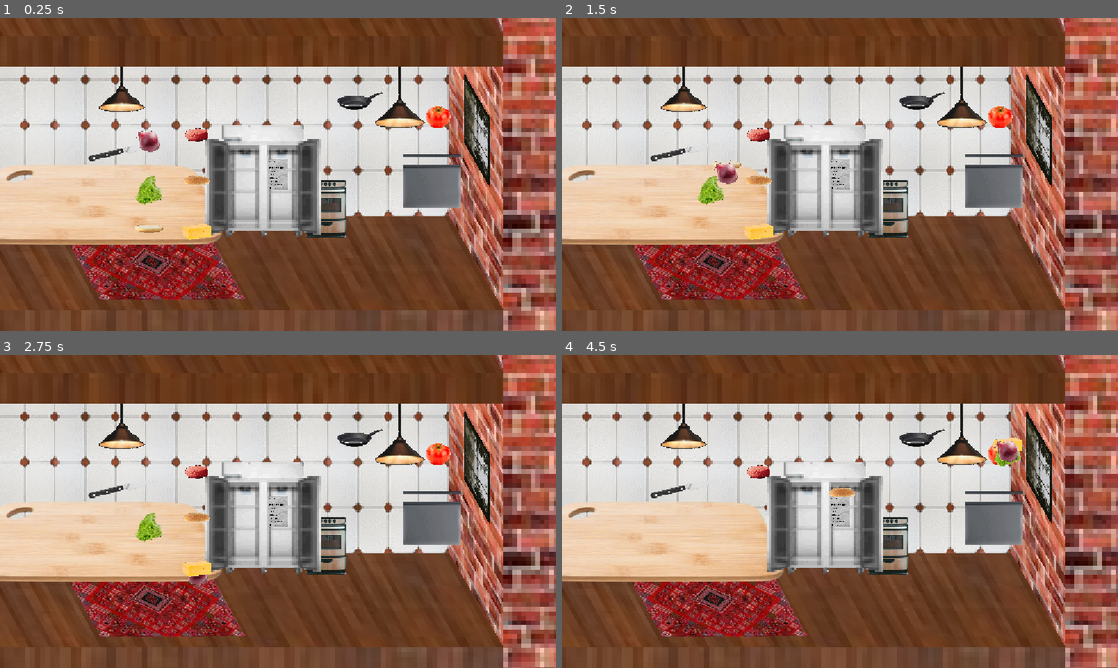
Above: before the commit, frames 1-4 (two rows, left to right).
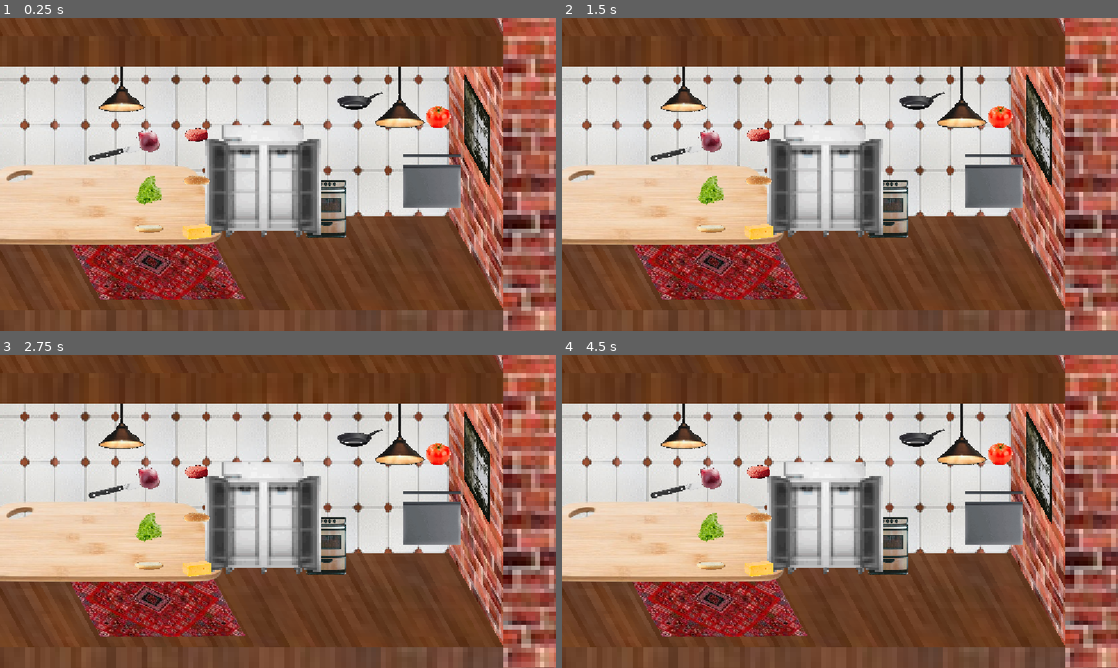
Above: after the commit, the same moments.

Repository: GrossKahn/lemme-cook
Game: Godot game, scene res://scenes/Main.tscn
Two runs of this game, one before a commit and one after it. Both use one fixed random seed, a clock stepped at 60 frames per second and the inputs below. This scene is started directly instead of the project's main scene.
Inputs (mouse positions are in pixels of both pictures, inside the frame that each line leads up to):
- Up to frame 1 (0.25 s): no input
- Up to frame 2 (1.5 s): tap Enter at 0.5 s; drag from (695, 221) to (695, 127) at 0.52 s; tap Space at 1.25 s; drag from (695, 127) to (745, 221) at 1.27 s
- Up to frame 3 (2.75 s): tap Enter at 2 s; move the mouse to (183, 464) at 2.02 s; click (183, 464) at 2.17 s
- Up to frame 4 (4.5 s): tap Space at 2.75 s; drag from (695, 511) to (990, 436) at 2.77 s; tap Enter at 3.5 s; drag from (745, 558) to (990, 436) at 3.52 s; drag from (745, 511) to (990, 436) at 4.27 s

The runs differ from the first frame. In frame 1, 0.3% of the frame differs, in the area x 48-52%, y 45-55%; in frame 2, 0.8%; in frame 3, 0.7%; in frame 4, 1.7%, in the area x 24-83%, y 26-71%.

Commit message:
Revert "Merge branch 'dev' into dev_menu"
This reverts commit 7361e80ad4bc149519b0c793ad8bd63476c9f76b, reversing
changes made to cb706195946548e91f70b43b33b7f9160dd82463.

Diff:
--- a/cutting_board.gd
+++ b/cutting_board.gd
@@ -17,7 +17,6 @@
 # --- Public Attributes ---
 var can_cut: bool
 # --- Private Attributes ---
-@onready var _audio_cutting: AudioStreamPlayer2D = $AudioCutting
 # --- Public Methods ---
 # --- Private Methods ---
 
@@ -39,7 +38,6 @@
 func _on_cutting_board_area_area_entered(area: Area2D) -> void:
 	if area.name == "KnifeArea":
 		print("Can Cut")
-		_audio_cutting.play()
 		can_cut = true
 
 
--- a/scenes/GameManager.tscn
+++ b/scenes/GameManager.tscn
@@ -1,10 +1,6 @@
-[gd_scene load_steps=2 format=3 uid="uid://b0v3kg3gys08c"]
+[gd_scene format=3 uid="uid://b0v3kg3gys08c"]
 
 [ext_resource type="Script" uid="uid://btaj182udd13q" path="res://scripts/game_manager.gd" id="1_34tde"]
-[ext_resource type="AudioStream" path="res://sounds/waiting to be cooked or waiting for something 5s.mp3" id="2_d2yxq"]
 
 [node name="GameManager" type="Node" unique_id=207368279]
 script = ExtResource("1_34tde")
-
-[node name="AudioNewOrder" type="AudioStreamPlayer" parent="." unique_id=1297678575]
-stream = ExtResource("2_d2yxq")
--- a/scenes/Main.tscn
+++ b/scenes/Main.tscn
@@ -16,11 +16,6 @@
 [ext_resource type="PackedScene" uid="uid://d03rq1hisk5j5" path="res://scenes/ui/pause_menu.tscn" id="14_mwfav"]
 [ext_resource type="PackedScene" uid="uid://7aok4q5bve4" path="res://scenes/knife.tscn" id="14_cvmbd"]
 [ext_resource type="PackedScene" uid="uid://bebq5vqhcypve" path="res://scenes/minigame/cuttinggame.tscn" id="14_ft6cd"]
-
-[ext_resource type="AudioStream" path="res://sounds/Game Theme.mp3" id="15_0i0ei"]
-
-[ext_resource type="Texture2D" uid="uid://deb74gq55eg8h" path="res://assets/room/end_screen.png" id="16_cvmbd"]
-
 
 [sub_resource type="RectangleShape2D" id="RectangleShape2D_uhay8"]
 size = Vector2(86.5, 31)
@@ -170,60 +165,9 @@
 
 [node name="PauseMenu" parent="." unique_id=731203850 instance=ExtResource("14_mwfav")]
 visible = false
-[node name="GameTimer" type="Timer" parent="GameManager" unique_id=222038967]
-wait_time = 15.0
-autostart = true
-
-[node name="AudioGameTheme" type="AudioStreamPlayer" parent="." unique_id=2109573737]
-stream = ExtResource("15_0i0ei")
-autoplay = true
-
-[node name="Timer" type="Timer" parent="GameManager" unique_id=80365269]
-wait_time = 10.0
-one_shot = true
-autostart = true
-
 [node name="SubmissionArea" type="Area2D" parent="." unique_id=221692160]
 position = Vector2(-22, 22)
 
 [node name="CollisionShape2D" type="CollisionShape2D" parent="SubmissionArea" unique_id=760291539]
-position = Vector2(341, -57)
+position = Vector2(335, 131)
 shape = SubResource("RectangleShape2D_3stb6")
-
-[node name="CanvasLayer" type="CanvasLayer" parent="." unique_id=1419244421]
-layer = 250
-
-[node name="EndScreen" type="Control" parent="CanvasLayer" unique_id=225227947]
-visible = false
-layout_mode = 3
-anchors_preset = 15
-anchor_right = 1.0
-anchor_bottom = 1.0
-grow_horizontal = 2
-grow_vertical = 2
-
-[node name="Label" type="Label" parent="CanvasLayer/EndScreen" unique_id=1787586723]
-z_index = 251
-layout_mode = 0
-offset_left = 585.0
-offset_top = 416.0
-offset_right = 1025.0
-offset_bottom = 507.0
-theme_override_font_sizes/font_size = 57
-
-[node name="TextureRect" type="TextureRect" parent="CanvasLayer/EndScreen" unique_id=7434061]
-layout_mode = 1
-anchors_preset = 8
-anchor_left = 0.5
-anchor_top = 0.5
-anchor_right = 0.5
-anchor_bottom = 0.5
-offset_left = -443.5
-offset_top = -338.0
-offset_right = 443.5
-offset_bottom = 338.0
-grow_horizontal = 2
-grow_vertical = 2
-texture = ExtResource("16_cvmbd")
-
-[connection signal="timeout" from="GameManager/Timer" to="GameManager" method="_on_timer_timeout"]
--- a/scenes/cutting_board.tscn
+++ b/scenes/cutting_board.tscn
@@ -1,8 +1,7 @@
-[gd_scene load_steps=4 format=3 uid="uid://cjx55a6bnex2x"]
+[gd_scene format=3 uid="uid://cjx55a6bnex2x"]
 
 [ext_resource type="Script" uid="uid://dgetyqnwo5dlo" path="res://cutting_board.gd" id="1_m4ftk"]
 [ext_resource type="Texture2D" uid="uid://rsy3y35okmqk" path="res://assets/utensils/Cutting_Board.png" id="2_oihve"]
-[ext_resource type="AudioStream" path="res://sounds/cutting vegans.mp3" id="3_5iosd"]
 
 [sub_resource type="RectangleShape2D" id="RectangleShape2D_uhay8"]
 size = Vector2(221, 79.25)
@@ -20,8 +19,5 @@
 position = Vector2(0, -4.375)
 shape = SubResource("RectangleShape2D_uhay8")
 
-[node name="AudioCutting" type="AudioStreamPlayer2D" parent="." unique_id=1019108491]
-stream = ExtResource("3_5iosd")
-
 [connection signal="area_entered" from="CuttingBoardArea" to="." method="_on_cutting_board_area_area_entered"]
 [connection signal="area_exited" from="CuttingBoardArea" to="." method="_on_cutting_board_area_area_exited"]
--- a/scenes/dishContainer.tscn
+++ b/scenes/dishContainer.tscn
@@ -1,10 +1,7 @@
-[gd_scene load_steps=6 format=3 uid="uid://cmuo62w0syth3"]
+[gd_scene format=3 uid="uid://cmuo62w0syth3"]
 
 [ext_resource type="Script" uid="uid://dmc4oqgamimhp" path="res://scripts/DishContainer.gd" id="1_f02qf"]
-[ext_resource type="AudioStream" path="res://sounds/pick up item.mp3" id="2_ff1mh"]
-[ext_resource type="AudioStream" path="res://sounds/leave item.mp3" id="3_7l3j8"]
-[ext_resource type="AudioStream" path="res://sounds/sizzling.mp3" id="4_mi2rb"]
-[ext_resource type="AudioStream" path="res://sounds/ovenend.mp3" id="5_hkfc5"]
+[ext_resource type="AudioStream" uid="uid://debbim35exlfh" path="res://sounds/sizzling.mp3" id="2_7lmm8"]
 
 [sub_resource type="RectangleShape2D" id="RectangleShape2D_d7684"]
 size = Vector2(121, 122)
@@ -17,18 +14,9 @@
 [node name="CollisionShape2D" type="CollisionShape2D" parent="DishContainerArea" unique_id=135451957]
 shape = SubResource("RectangleShape2D_d7684")
 
-[node name="AudioPickUp" type="AudioStreamPlayer2D" parent="." unique_id=1138984731]
-stream = ExtResource("2_ff1mh")
-
-[node name="AudioLeaveItem" type="AudioStreamPlayer2D" parent="." unique_id=285318930]
-stream = ExtResource("3_7l3j8")
-
-[node name="AudioSizzling" type="AudioStreamPlayer2D" parent="." unique_id=1785097454]
-stream = ExtResource("4_mi2rb")
+[node name="AudioStreamPlayer2D" type="AudioStreamPlayer2D" parent="." unique_id=654604599]
+stream = ExtResource("2_7lmm8")
 volume_db = 12.0
-
-[node name="AudioOvenEnd" type="AudioStreamPlayer2D" parent="." unique_id=1251702202]
-stream = ExtResource("5_hkfc5")
 
 [connection signal="area_entered" from="DishContainerArea" to="." method="_on_dish_container_area_area_entered"]
 [connection signal="area_exited" from="DishContainerArea" to="." method="_on_dish_container_area_area_exited"]
--- a/scenes/ingredient.tscn
+++ b/scenes/ingredient.tscn
@@ -1,21 +1,8 @@
-[gd_scene load_steps=4 format=3 uid="uid://vj0g2hergnvd"]
+[gd_scene format=3 uid="uid://vj0g2hergnvd"]
 
 [ext_resource type="Script" uid="uid://cxx0sn8nu32e0" path="res://scripts/ingredient.gd" id="1_rcex7"]
-[ext_resource type="AudioStream" path="res://sounds/pick up item.mp3" id="2_mh66k"]
-[ext_resource type="AudioStream" path="res://sounds/leave item.mp3" id="3_kqlw0"]
-
-[sub_resource type="RectangleShape2D" id="RectangleShape2D_3stb6"]
 
 [node name="Ingredient" type="Polygon2D" unique_id=261107519]
 script = ExtResource("1_rcex7")
 
 [node name="IngredientArea" type="Area2D" parent="." unique_id=1695240604]
-
-[node name="CollisionShape2D" type="CollisionShape2D" parent="IngredientArea" unique_id=430420291]
-shape = SubResource("RectangleShape2D_3stb6")
-
-[node name="AudioPickUp" type="AudioStreamPlayer2D" parent="." unique_id=1639477094]
-stream = ExtResource("2_mh66k")
-
-[node name="AudioLeaveItem" type="AudioStreamPlayer2D" parent="." unique_id=386186607]
-stream = ExtResource("3_kqlw0")
--- a/scenes/knife.gd
+++ b/scenes/knife.gd
@@ -18,8 +18,6 @@
 # --- Private Attributes ---
 var _dragging = false
 var _offset = Vector2(0,0)
-@onready var _audio_pick_up: AudioStreamPlayer2D = $AudioPickUp
-@onready var _audio_leave_item: AudioStreamPlayer2D = $AudioLeaveItem
 # --- Public Methods ---
 # --- Private Methods ---
 
@@ -39,14 +37,11 @@
 func _on_input_event(viewport, event, shape_idx):
 	if event is InputEventMouseButton:
 		if event.button_index == MOUSE_BUTTON_LEFT and event.pressed:
-			_audio_pick_up.play()
 			_dragging = true
 			_offset = global_position - get_global_mouse_position()
 
 func _unhandled_input(event):
 	if event is InputEventMouseButton:
 		if event.button_index == MOUSE_BUTTON_RIGHT and event.pressed:
-			if _dragging:
-				_audio_leave_item.play()
 			_dragging = false
 # --- Debug Methods ---
--- a/scenes/knife.tscn
+++ b/scenes/knife.tscn
@@ -1,9 +1,7 @@
-[gd_scene load_steps=5 format=3 uid="uid://7aok4q5bve4"]
+[gd_scene format=3 uid="uid://7aok4q5bve4"]
 
 [ext_resource type="Script" uid="uid://dw52sia0r3bqm" path="res://scenes/knife.gd" id="1_syuqf"]
 [ext_resource type="Texture2D" uid="uid://dcdhn7lws0w44" path="res://assets/utensils/Knife.png" id="1_ufhdc"]
-[ext_resource type="AudioStream" path="res://sounds/pick up item.mp3" id="3_12os6"]
-[ext_resource type="AudioStream" path="res://sounds/leave item.mp3" id="4_vt5to"]
 
 [sub_resource type="RectangleShape2D" id="RectangleShape2D_uhay8"]
 size = Vector2(138, 40)
@@ -19,9 +17,3 @@
 
 [node name="CollisionShape2D" type="CollisionShape2D" parent="KnifeArea" unique_id=808701746]
 shape = SubResource("RectangleShape2D_uhay8")
-
-[node name="AudioPickUp" type="AudioStreamPlayer2D" parent="." unique_id=1976203821]
-stream = ExtResource("3_12os6")
-
-[node name="AudioLeaveItem" type="AudioStreamPlayer2D" parent="." unique_id=1428942753]
-stream = ExtResource("4_vt5to")
--- a/scenes/stove.tscn
+++ b/scenes/stove.tscn
@@ -1,14 +1,8 @@
-[gd_scene load_steps=3 format=3 uid="uid://bfs1q8dhesx16"]
+[gd_scene format=3 uid="uid://bfs1q8dhesx16"]
 
 [ext_resource type="Texture2D" uid="uid://cho7ut02dm73k" path="res://assets/appliance/placeholder-stove-psx.jpg" id="1_bocw4"]
-[ext_resource type="Script" path="res://scripts/stove.gd" id="2_y84c6"]
-[ext_resource type="AudioStream" path="res://sounds/oven opening.mp3" id="3_xnmid"]
 
 [node name="Stove" type="Area2D" unique_id=455412022]
-script = ExtResource("2_y84c6")
 
 [node name="Sprite2D" type="Sprite2D" parent="." unique_id=603588295]
 texture = ExtResource("1_bocw4")
-
-[node name="AudioOvenOpening" type="AudioStreamPlayer2D" parent="." unique_id=509665151]
-stream = ExtResource("3_xnmid")
--- a/scenes/ui/menu.tscn
+++ b/scenes/ui/menu.tscn
@@ -15,7 +15,6 @@
 
 [sub_resource type="StyleBoxFlat" id="StyleBoxFlat_cx0sj"]
 bg_color = Color(0.6, 0.6, 0.6, 0)
-[ext_resource type="AudioStream" path="res://sounds/Menu Theme.mp3" id="2_wm6au"]
 
 [node name="Menu" type="Control" unique_id=112656972]
 layout_mode = 3
@@ -132,10 +131,3 @@
 [connection signal="pressed" from="MainButtons/MarginContainer2/Button" to="." method="_on_button_pressed"]
 [connection signal="pressed" from="MainButtons/MarginContainer3/Button2" to="." method="_on_button_2_pressed"]
 [connection signal="pressed" from="MainButtons/MarginContainer4/Button3" to="." method="_on_button_3_pressed"]
-[node name="AudioMenuTheme" type="AudioStreamPlayer" parent="." unique_id=689195741]
-stream = ExtResource("2_wm6au")
-autoplay = true
-
-[connection signal="pressed" from="VBoxContainer/MarginContainer2/Button" to="." method="_on_button_pressed"]
-[connection signal="pressed" from="VBoxContainer/MarginContainer3/Button2" to="." method="_on_button_2_pressed"]
-[connection signal="pressed" from="VBoxContainer/MarginContainer4/Button3" to="." method="_on_button_3_pressed"]
--- a/scripts/DishContainer.gd
+++ b/scripts/DishContainer.gd
@@ -13,6 +13,11 @@
 # --- Private Exports ---
 # --- Public Onready ---
 # (rarely makes sense, avoid)
+# --- Private Onready ---
+@onready var cook_sound: AudioStreamPlayer2D = $AudioStreamPlayer2D
+
+
+
 # --- Public Attributes ---
 var heat = 0.0
 var is_boiling = false
@@ -37,11 +42,6 @@
 var _heating = false
 var _last_time := 0.0
 var _sizzling = true
-var _oven_done_played = false
-@onready var _audio_pick_up: AudioStreamPlayer2D = $AudioPickUp
-@onready var _audio_leave_item: AudioStreamPlayer2D = $AudioLeaveItem
-@onready var _audio_sizzling: AudioStreamPlayer2D = $AudioSizzling
-@onready var _audio_oven_end: AudioStreamPlayer2D = $AudioOvenEnd
 # --- Public Methods ---
 # --- Private Methods ---
 
@@ -74,15 +74,10 @@
 			print(heat)
 
 			check_for_patty()
-			if heat >= 200 and not _oven_done_played:
-				_audio_oven_end.play()
-				_oven_done_played = true
 		else:
 			if heat > 0:
 				heat -= 1
 				print(heat)
-				if heat < 100:
-					_oven_done_played = false
 
 	if _dragging:
 		global_position = get_global_mouse_position() + _offset
@@ -108,7 +103,7 @@
 
 		if ingredient.id == "patty_uncooked":
 			if _sizzling:
-				_audio_sizzling.play()
+				cook_sound.play()
 			_sizzling = false
 
 			var t = clamp(heat / 200.0, 0.0, 1.0)
@@ -135,22 +130,17 @@
 					updateTasteValues(ingredient)
 
 					print("Ingredient eingesammelt:", ingredient.id)
-					_audio_leave_item.play()
-					print(ingredients)
 
 
 func _on_input_event(viewport, event, shape_idx):
 	if event is InputEventMouseButton:
 		if event.button_index == MOUSE_BUTTON_LEFT and event.pressed:
-			_audio_pick_up.play()
 			_dragging = true
 			_offset = global_position - get_global_mouse_position()
 
 func _unhandled_input(event):
 	if event is InputEventMouseButton:
 		if event.button_index == MOUSE_BUTTON_LEFT and not event.pressed:
-			if _dragging:
-				_audio_leave_item.play()
 			_dragging = false
 
 func set_size(width: float, height: float) -> void:
@@ -176,7 +166,6 @@
 func _on_dish_container_area_area_entered(area: Area2D) -> void:
 	if area.name == "Stove":
 		print("Increasing Heat")
-		_audio_sizzling.play()
 		_heating = true
 
 
@@ -184,5 +173,4 @@
 func _on_dish_container_area_area_exited(area: Area2D) -> void:
 	if area.name == "Stove":
 		print("Decreasing Heat")
-		_audio_sizzling.stop()
 		_heating = false
--- a/scripts/game_manager.gd
+++ b/scripts/game_manager.gd
@@ -29,13 +29,6 @@
 # (rarely makes sense, avoid)
 # --- Private Onready ---
 @onready var game_timer: Timer = $GameTimer
-@onready var _audio_new_order: AudioStreamPlayer = $AudioNewOrder
-
-@onready var end_screen: Control = $"../CanvasLayer/EndScreen"
-@onready var label: Label = $"../CanvasLayer/EndScreen/Label"
-
-
-
 # --- Public Attributes ---
 # --- Private Attributes ---
 var _score: float
@@ -81,19 +74,11 @@
 	var new_order = Recipe.new()
 	var keys = recipes.keys()
 	var number = _rng.randi_range(0, 0)
-	var recipe_name = keys[number]
 	var recipe = recipes[keys[number]]
-	var recipe_data = recipes[recipe_name]
 
 	new_order.set_recipe(recipe)
 	_orders.append(new_order)
-	_audio_new_order.play()
 	print("Created new Order!")
-
-	var order_scene = preload("res://scenes/order.tscn").instantiate()
-	add_child(order_scene)
-	order_scene.set_order_text(recipe_name, recipe_data["ingredients"])
-
 
 
 # --- Private Engine Methods---
@@ -109,26 +94,13 @@
 	if _passed_time >= _new_order_break:
 		_passed_time = _passed_time - _new_order_break
 		if randf() <= _new_order_likeliness:
-			#_create_new_order()
-			pass
+			_create_new_order()
 	_passed_time = _passed_time + delta
 
 # --- Debug Methods ---
 
 
-func _input(event):
-	if event is InputEventMouseButton:
-		if event.button_index == MOUSE_BUTTON_LEFT and not event.pressed:
-			var areas = $"../SubmissionArea".get_overlapping_areas()
-
-			for area in areas:
-				if area.name == "DishContainerArea":
-					print("Submit Order")
-					var dish_container := area.get_parent() as DishContainer
-					submit_order(dish_container)
-
-
-func _on_timer_timeout() -> void:
+func _on_game_timer_timeout() -> void:
 	#Game Over
 	print("Evaluating Orders")
 	# Evaluate all finished orders
@@ -138,12 +110,18 @@
 			var order: Recipe = _orders[i]
 			var finished: Dictionary = _finished_orders[i]
 
-			print(order.ingredients)
-			for ingredient in finished["ingredients"]:
-				print(ingredient.id)
-				for ing in order.ingredients:
-					if ingredient.id == ing:
-						_score += 20
+			var a = order.ingredients.duplicate()
+			var b = finished["ingredients"].duplicate()
+
+			a.sort()
+			b.sort()
+
+			if a == b:
+				_score += 20
+				print("Ingredients are the same")
+			else:
+				_score -= 20
+				print("Ingredients are not the same")
 
 			_score += order.acidity - abs(order.acidity - finished["acidity"])
 			print("After acidity: ", _score)
@@ -158,7 +136,30 @@
 			_score += order.umami - abs(order.umami - finished["umami"])
 			print("After umami: ", _score)
 
+			for key_taste in order.key_taste:
+				var found = false
+				for group in finished["key_taste"]:
+					if key_taste in group:
+						found = true
+						break
+
+				if found:
+					print("Found Key Taste:", key_taste)
+					_score += 10
+				else:
+					print("Missing Key Taste:", key_taste)
+					_score -= 10
+
 	print("Score: ", _score)
-	end_screen.visible = true
-	label.text = str(_score)
-	get_tree().paused = true
+
+
+func _input(event):
+	if event is InputEventMouseButton:
+		if event.button_index == MOUSE_BUTTON_LEFT and not event.pressed:
+			var areas = $"../SubmissionArea".get_overlapping_areas()
+
+			for area in areas:
+				if area.name == "DishContainerArea":
+					print("Submit Order")
+					var dish_container := area.get_parent() as DishContainer
+					submit_order(dish_container)
--- a/scripts/ingredient.gd
+++ b/scripts/ingredient.gd
@@ -44,8 +44,6 @@
 
 var _cutboard
 
-@onready var _audio_pick_up: AudioStreamPlayer2D = $AudioPickUp
-@onready var _audio_leave_item: AudioStreamPlayer2D = $AudioLeaveItem
 # --- Public Methods ---
 #only call this to create a cut version of an ingredient
 func spawn_ingredient(texture:Texture2D, poly:PackedVector2Array,texture_info : Dictionary,global_pos,global_rot,mod, ingredient_dict) -> void:
@@ -220,15 +218,12 @@
 func _on_input_event(viewport, event, shape_idx):
 	if event is InputEventMouseButton:
 		if event.button_index == MOUSE_BUTTON_LEFT and event.pressed:
-			_audio_pick_up.play()
 			_dragging = true
 			_offset = global_position - get_global_mouse_position()
 
 func _unhandled_input(event):
 	if event is InputEventMouseButton:
 		if event.button_index == MOUSE_BUTTON_LEFT and not event.pressed:
-			if _dragging:
-				_audio_leave_item.play()
 			_dragging = false
 # --- Debug Methods ---
 
--- a/scripts/kitchen.gd
+++ b/scripts/kitchen.gd
@@ -8,8 +8,6 @@
 
 # --- Signals ---
 # --- Constants ---
-const _FRIDGE_OPEN_SOUND = preload("res://assets/sound/fridge_open.mp3")
-const _FRIDGE_CLOSE_SOUND = preload("res://assets/sound/fridge-close.mp3")
 # --- Enums --- (uppercase, no policy on visibility)
 # --- Public Exports ---
 # --- Private Exports ---
@@ -43,7 +41,6 @@
 func _input_event(viewport: Viewport, event: InputEvent, shape_idx: int) -> void:
 	if event is InputEventMouseButton and not event.is_pressed():
 		if _is_open:
-			$AudioOpenClose.stream = _FRIDGE_CLOSE_SOUND
 			$AudioOpenClose.play()
 			_lowpass_filter.cutoff_hz=20000
 			_is_open = false
@@ -56,7 +53,6 @@
 
 
 		else:
-			$AudioOpenClose.stream = _FRIDGE_OPEN_SOUND
 			$AudioOpenClose.play()
 			_lowpass_filter.cutoff_hz=600
 			_is_open = true
--- a/scripts/order.gd
+++ b/scripts/order.gd
@@ -22,11 +22,8 @@
 var _mouse_just_pressed: bool = false
 
 # --- Public Methods ---
-func set_order_text(recipe_name: String, ingredients: Array) -> void:
-	$Label.text = recipe_name + "\n\n"
-
-	for ingredient in ingredients:
-		$Label.text += "- " + ingredient + "\n"
+func set_order_text(text: String) -> void:
+	$Label.text = text
 
 # --- Private Methods ---
 
--- a/scripts/stove.gd
+++ /dev/null
@@ -1,6 +0,0 @@
-class_name Stove extends Area2D
-
-
-func _input_event(viewport: Viewport, event: InputEvent, shape_idx: int) -> void:
-	if event is InputEventMouseButton and not event.is_pressed():
-		$AudioOvenOpening.play()
Binary file removed: assets/room/end_screen.png
Not shown, removed: assets/room/end_screen.png.import
Not shown: 1 places in scenes/ui/menu.tscn that only renumber resources
Not shown, removed: scripts/stove.gd.uid
